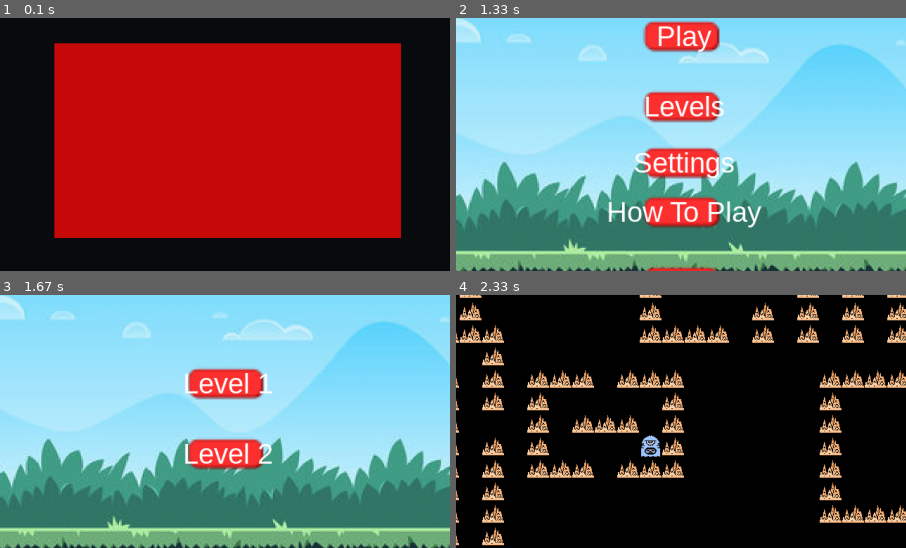
Above: before the commit, frames 1-4 (two rows, left to right).
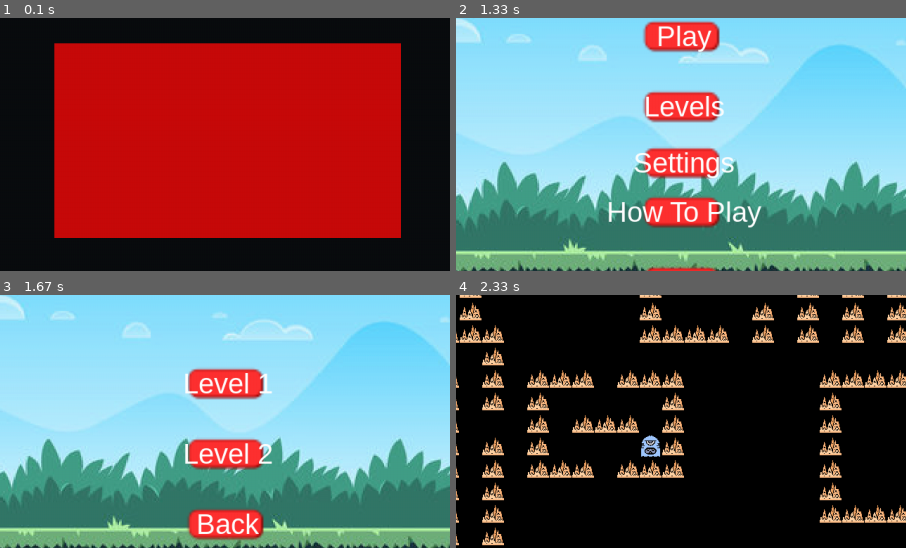
Above: after the commit, the same moments.

Repository: cse442-at-ub/s24semesterproject-we-love-the-company
Game: pygame game, started from src/game/game.py
The game is run twice, just before and just after one commit, with the same random seed, the same clock (stepped at 60 frames per second) and the same inputs.
Inputs (mouse positions are % of the whole screen's width and height, from its top left):
- Up to frame 1 (0.1 s): no input
- Up to frame 2 (1.33 s): hold Right 0.33-0.8 s; move the mouse to (46, 54) at 0.37 s
- Up to frame 3 (1.67 s): click "Levels" at 1.38 s
- Up to frame 4 (2.33 s): click "Level 1" at 1.72 s; hold Right from 2 s (still down); move the mouse to (19, 35) at 2.03 s
The pictures show only the part of the screen within x 25-75%, y 26-76%; the shares and areas given below are measured in that part.

Frames 1-2 are identical in both runs. In frame 3, 2.0% of the frame differs, in the area x 41-59%, y 84-97%; in frame 4, nothing differs.

Commit message:
Add files via upload
add back button

Diff:
--- a/src/game/Level_selector.py
+++ b/src/game/Level_selector.py
@@ -19,16 +19,20 @@
         screen_center_x = screen.get_width() // 2
         level1_button_y = screen.get_height() // 2 - 50
         level2_button_y = screen.get_height() // 2 + 50
+        back_button_y = screen.get_height() // 2 + 150
 
         self.Level1Button = Button(image=AssetCache.get_image(self.path + "Assets/button.png"), pos=(screen_center_x, level1_button_y),
                                    text_input="Level 1", font=self.textFont, base_color="white", hovering_color="blue",
-                                   click_sound=AssetCache.get_audio("src/game/Assets/button_click.mp3"))
+                                   click_sound=AssetCache.get_audio("Assets/button_click.mp3"))
 
         self.Level2Button = Button(image=AssetCache.get_image(self.path + "Assets/button.png"), pos=(screen_center_x, level2_button_y),
                                    text_input="Level 2", font=self.textFont, base_color="white", hovering_color="blue",
-                                   click_sound=AssetCache.get_audio("src/game/Assets/button_click.mp3"))
+                                   click_sound=AssetCache.get_audio("Assets/button_click.mp3"))
+        self.BackButton = Button(image=AssetCache.get_image(self.path + "Assets/button.png"), pos=(screen_center_x, back_button_y),
+                                   text_input="Back", font=self.textFont, base_color="white", hovering_color="blue",
+                                   click_sound=AssetCache.get_audio("Assets/button_click.mp3"))
 
-        self.buttons = [self.Level1Button, self.Level2Button]
+        self.buttons = [self.Level1Button, self.Level2Button, self.BackButton]
 
     def initHandlers(self, state: Gamestate):
         state.handlers[ID] = Handler(render, doNothing, doNothing, mouseMove, mousePress)
@@ -45,6 +49,9 @@
     elif state.scene.Level2Button.checkForInput(pos):
         state.scene.Level2Button.button_sound()
         state.pushScene(GameScene(state.screen, "level2.json", state))
+    elif state.scene.BackButton.checkForInput(pos):
+        state.scene.BackButton.button_sound()
+        state.popScene()
 
 def render(state: Gamestate):
     background_image = AssetCache.get_image(state.scene.path + 'background.jpg')
